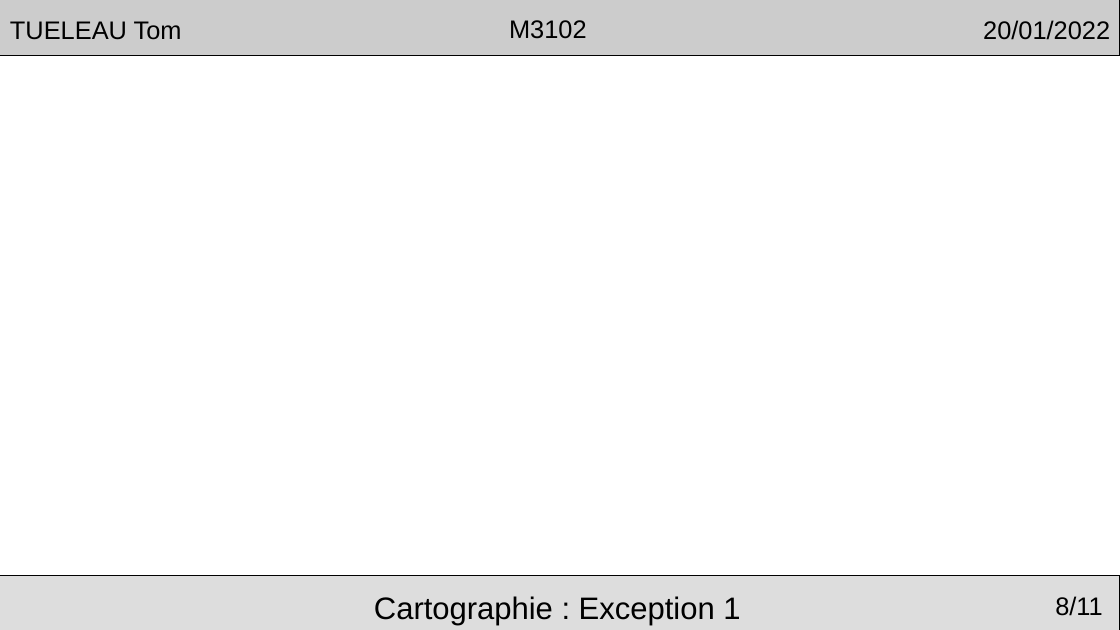
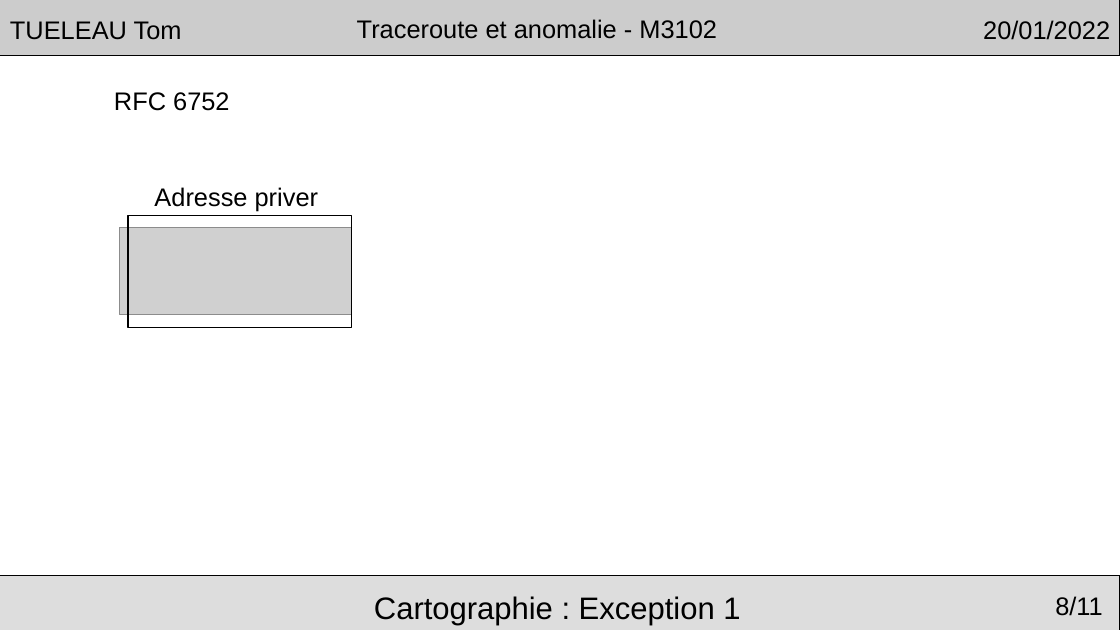
Before and after one commit to Arakio34/tomtraceroute, a slide deck: slide 8 of rfc/presentationM3102.odp. Drawn at 1120x630 pixels with LibreOffice and Linux fonts; fonts in the diff are those of the drawing; grey boxes stand for pictures; background and template pictures are left out. Boxes give left, top, right and bottom in pixels: in the first picture for what was removed or moved away, otherwise in the second. Text is boxed around its words. In the diff, an @@ line names an element or a change of style, - is before the commit and + after.

```diff
--- a/rfc/presentationM3102.odp
+++ b/rfc/presentationM3102.odp
@@ text in rectangle at box(357, 19, 717, 39): text changed @@
-M3102
+Traceroute et anomalie - M3102
@@ text added at box(114, 92, 229, 111), 18 pt, text #000000 @@
+RFC 6752
@@ text added at box(154, 187, 318, 211), 18 pt, text #000000 @@
+Adresse priver
@@ picture added at box(119, 228, 352, 314) @@
@@ rectangle added at box(128, 216, 352, 328), outline #000000 0.79 pt @@
```
Also in this commit, not shown: 8 other slides changed, 2 slides added, 2 slides removed.
